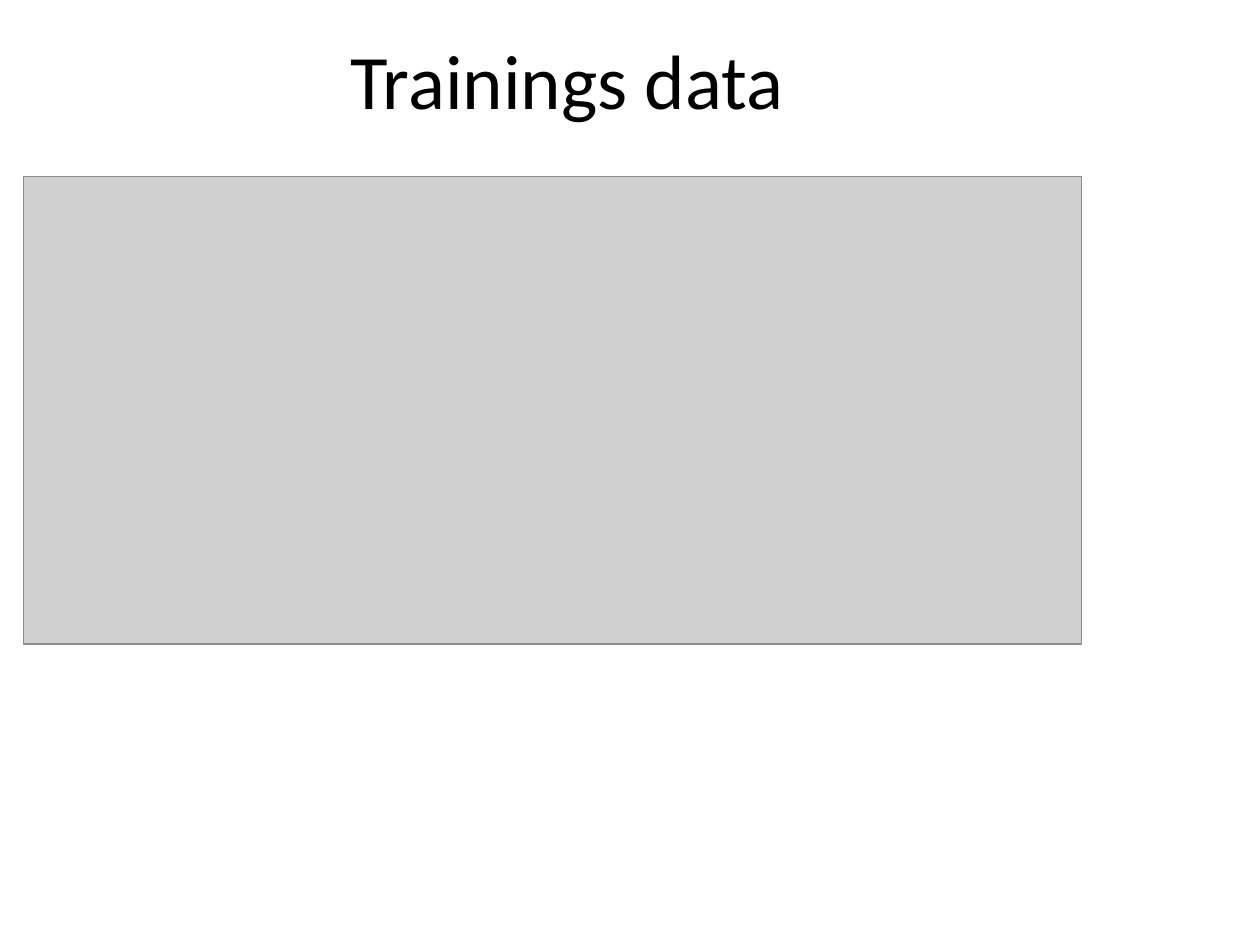
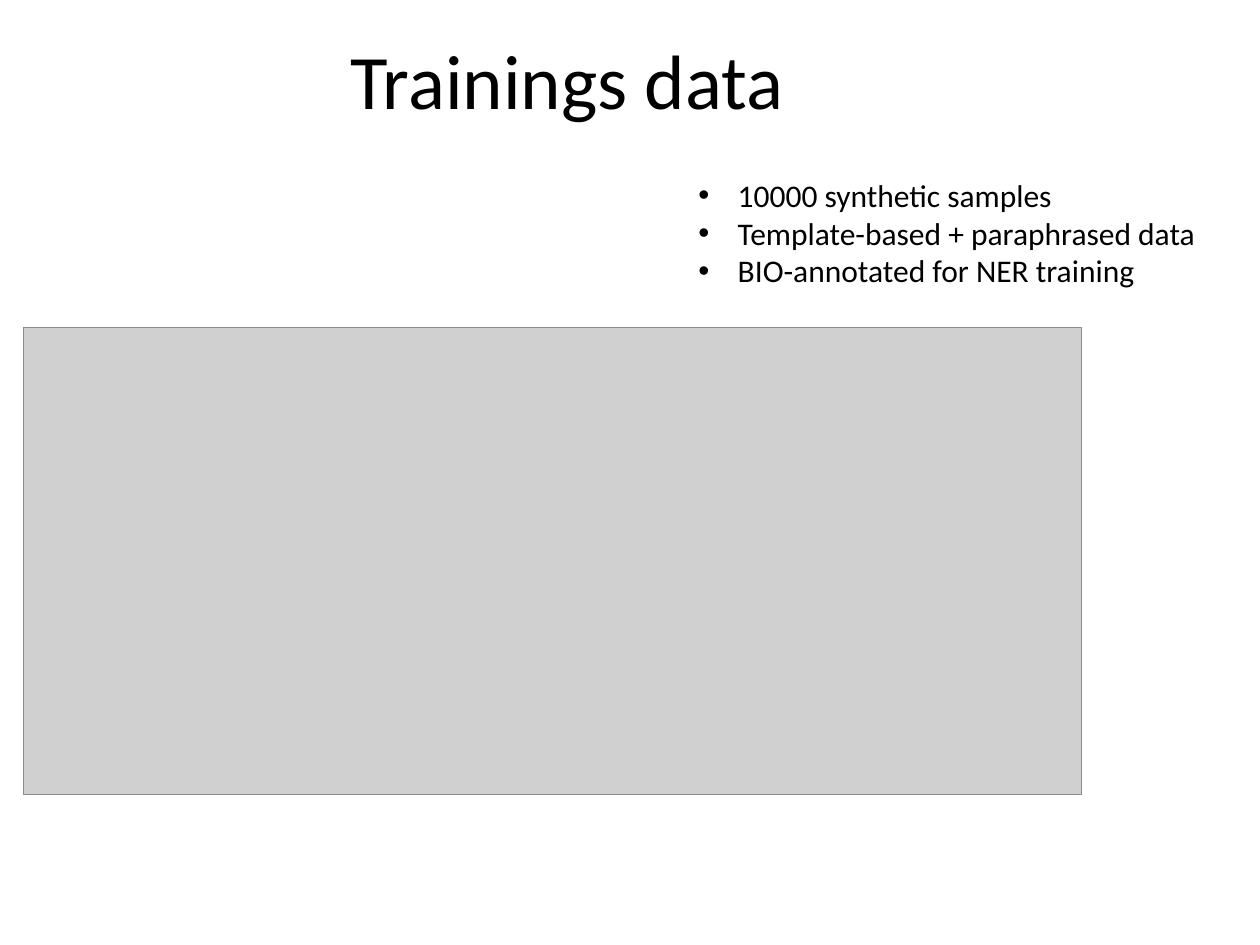
Before and after one commit to rtdicomexplorer/medical_ner_classification, a slide deck: slide 3 of documents/visual_abstract_NER.pptx. Drawn at 1260x945 pixels with LibreOffice and Linux fonts; fonts in the diff are those of the drawing; grey boxes stand for pictures. Boxes give left, top, right and bottom in pixels: in the first picture for what was removed or moved away, otherwise in the second. Text is boxed around its words. In the diff, an @@ line names an element or a change of style, - is before the commit and + after.

```diff
--- a/documents/visual_abstract_NER.pptx
+++ b/documents/visual_abstract_NER.pptx
@@ text added at bbox=[738, 185, 1195, 288], 18 pt, text #000000 @@
+• 10000 synthetic samples
+• Template-based + paraphrased data
+• BIO-annotated for NER training
@@ picture: place and size @@
-picture at bbox=[24, 176, 1082, 644]
+picture at bbox=[24, 328, 1082, 795]
```
Also in this commit, not shown: 3 other slides changed, 2 slides added, 1 slide removed, 3 other files.
